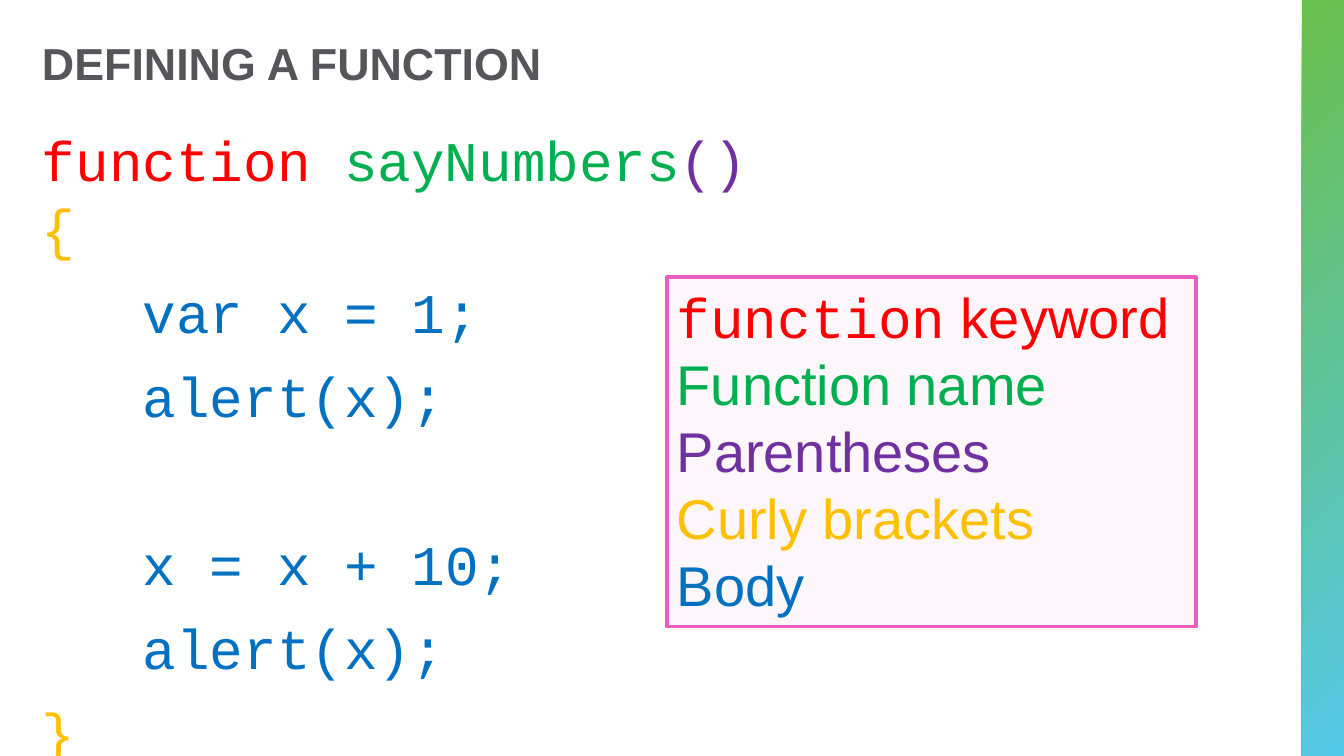
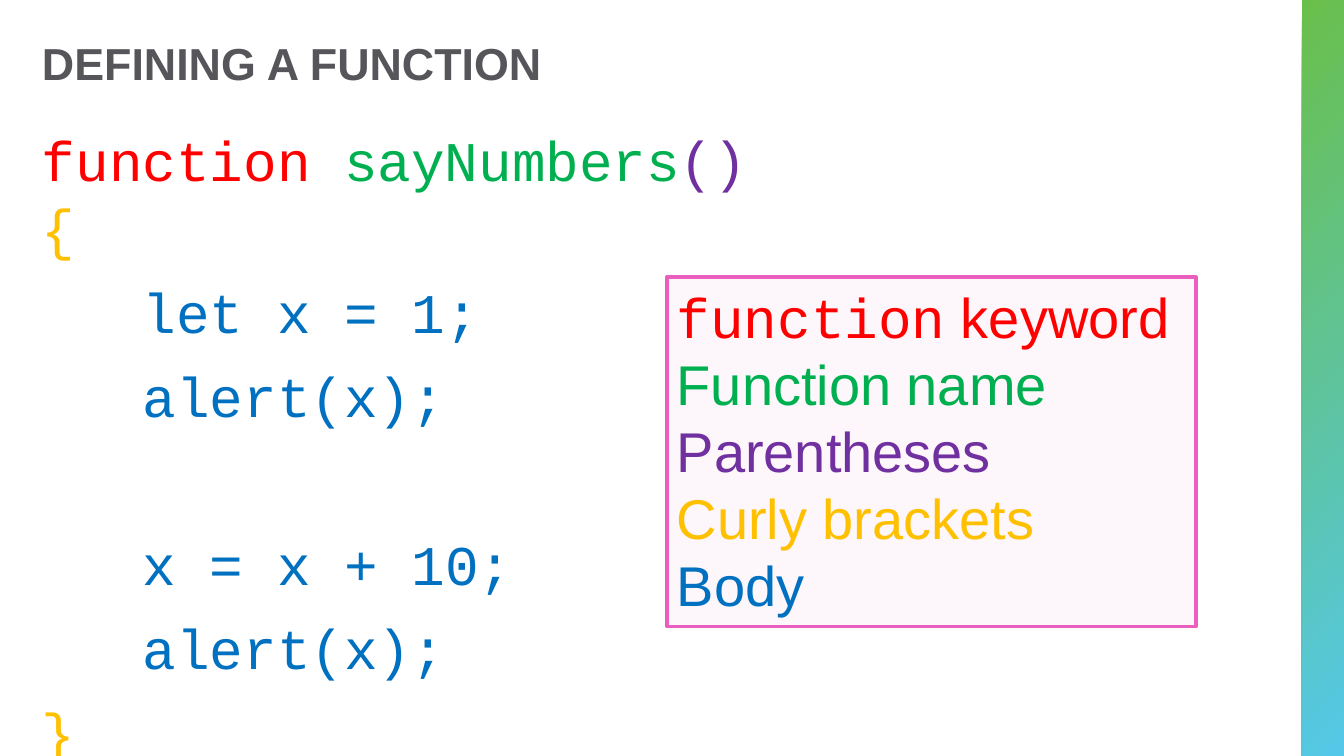
Before and after one commit to hytechclub/web-102, a slide deck: slide 3 of Week08/FunctionParameters.pptx. Drawn at 1344x756 pixels with LibreOffice and Linux fonts; fonts in the diff are those of the drawing. Boxes give left, top, right and bottom in pixels: in the first picture for what was removed or moved away, otherwise in the second. Text is boxed around its words. In the diff, an @@ line names an element or a change of style, - is before the commit and + after.

```diff
--- a/Week08/FunctionParameters.pptx
+++ b/Week08/FunctionParameters.pptx
@@ text at [143,293,479,343]: text changed @@
-var x = 1;
+let x = 1;
```
Also in this commit, not shown: 6 other slides changed, 5 slides added.
